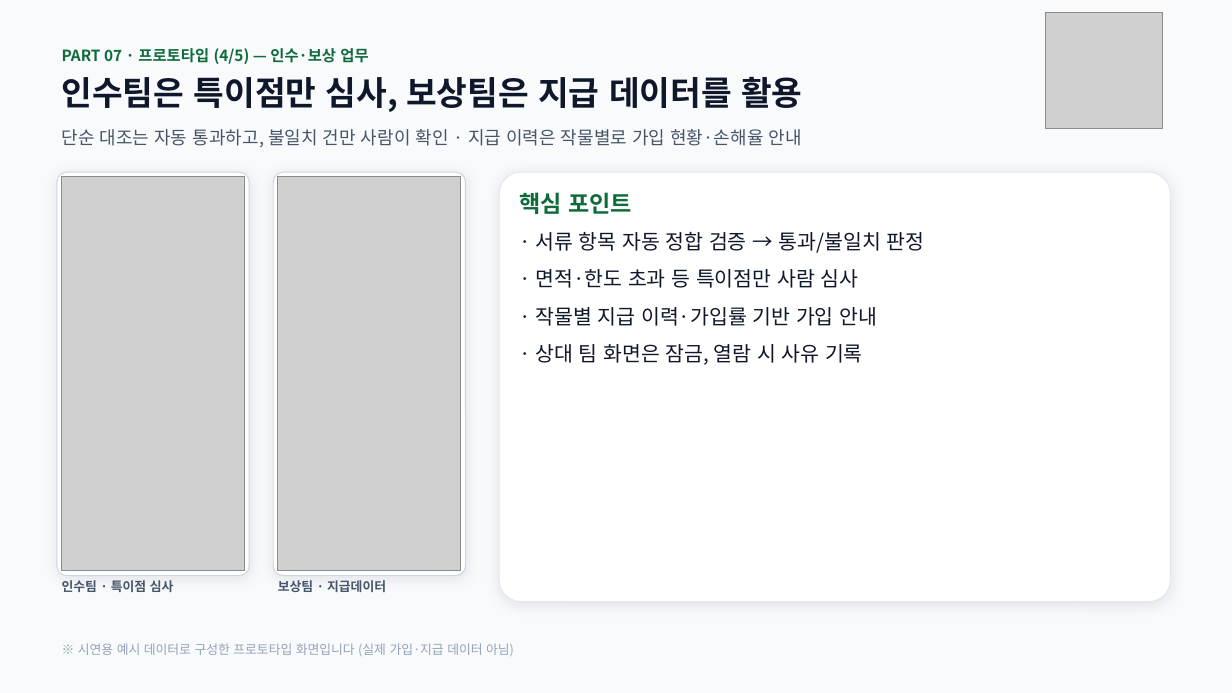
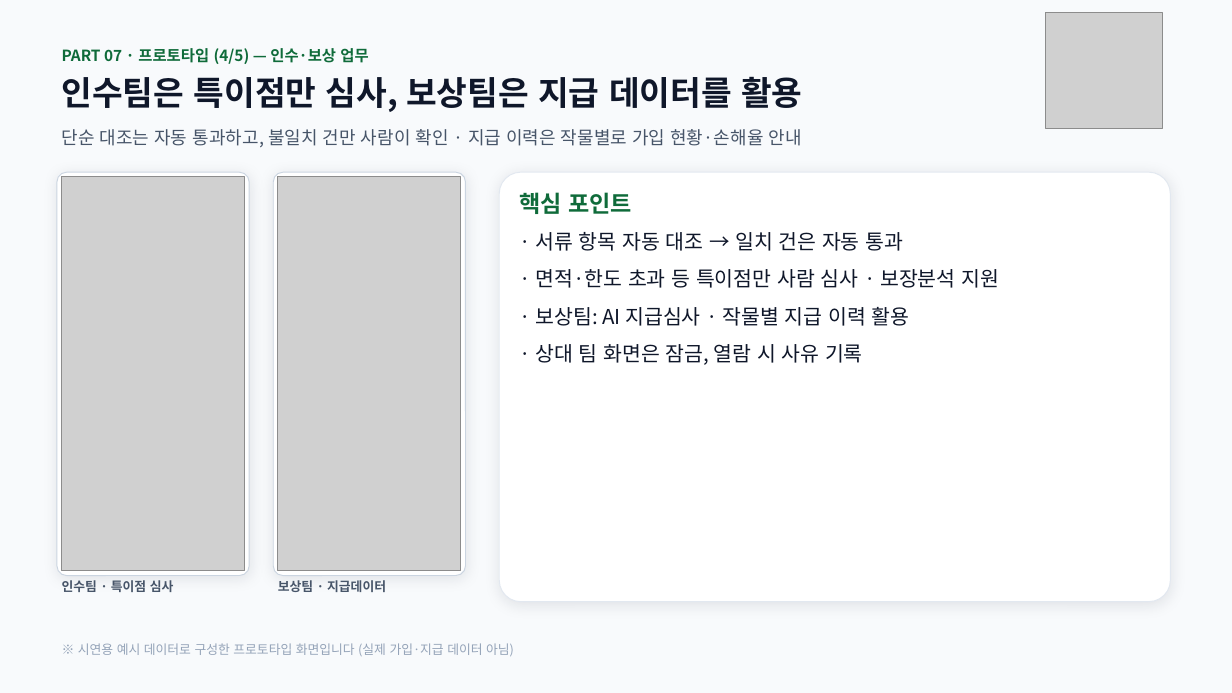
Before and after one commit to yurimingly/policy-insurance, a slide deck: slide 4 of prototype_5slides.pptx. Drawn at 1232x693 pixels with LibreOffice and Linux fonts; fonts in the diff are those of the drawing; grey boxes stand for pictures. Boxes give left, top, right and bottom in pixels: in the first picture for what was removed or moved away, otherwise in the second. Text is boxed around its words. In the diff, an @@ line names an element or a change of style, - is before the commit and + after.

```diff
--- a/prototype_5slides.pptx
+++ b/prototype_5slides.pptx
@@ text at (x1=536, y1=232, x2=999, y2=326): text changed @@
-· 서류 항목 자동 정합 검증 → 통과/불일치 판정
-· 면적·한도 초과 등 특이점만 사람 심사
-· 작물별 지급 이력·가입률 기반 가입 안내
+· 서류 항목 자동 대조 → 일치 건은 자동 통과
+· 면적·한도 초과 등 특이점만 사람 심사 · 보장분석 지원
+· 보상팀: AI 지급심사 · 작물별 지급 이력 활용
```
Also in this commit, not shown: 3 other slides changed.
